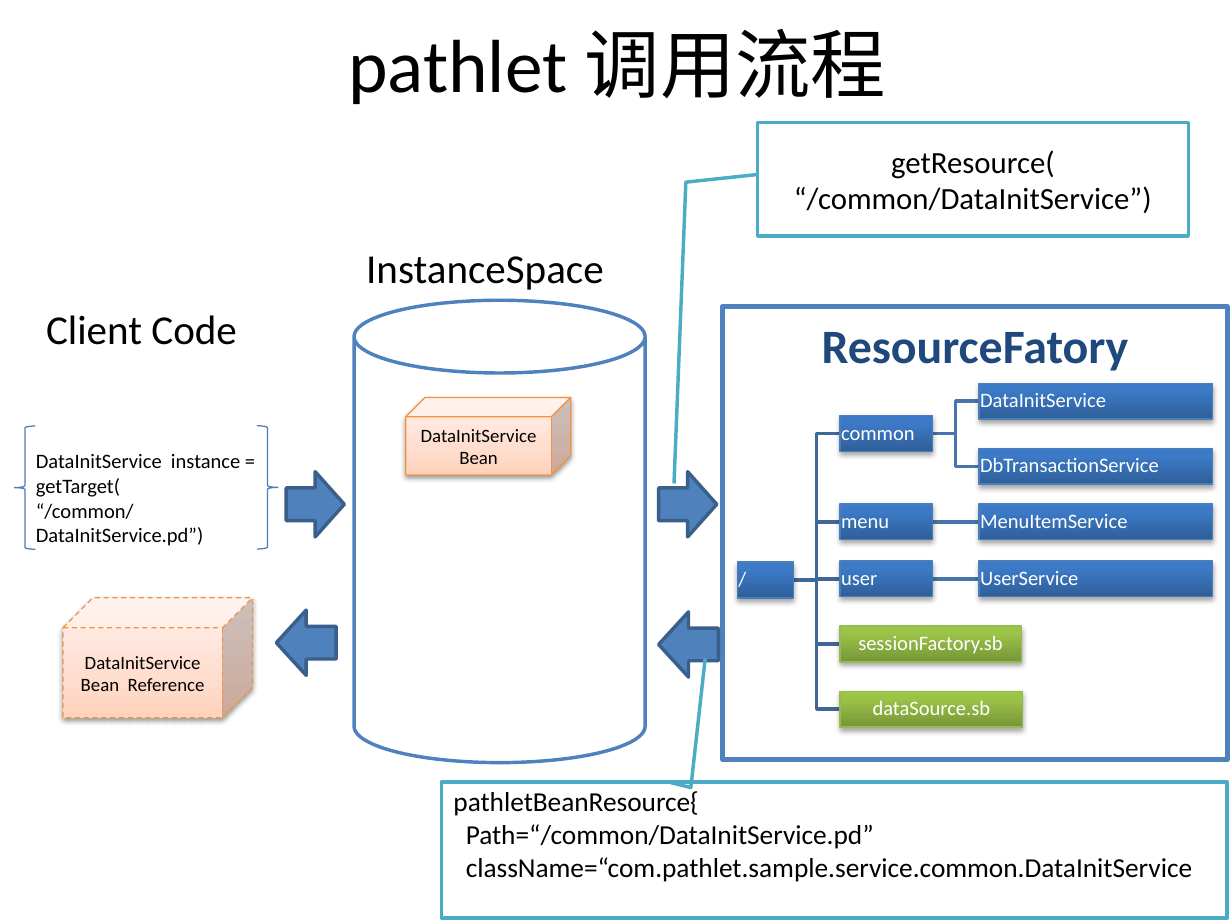
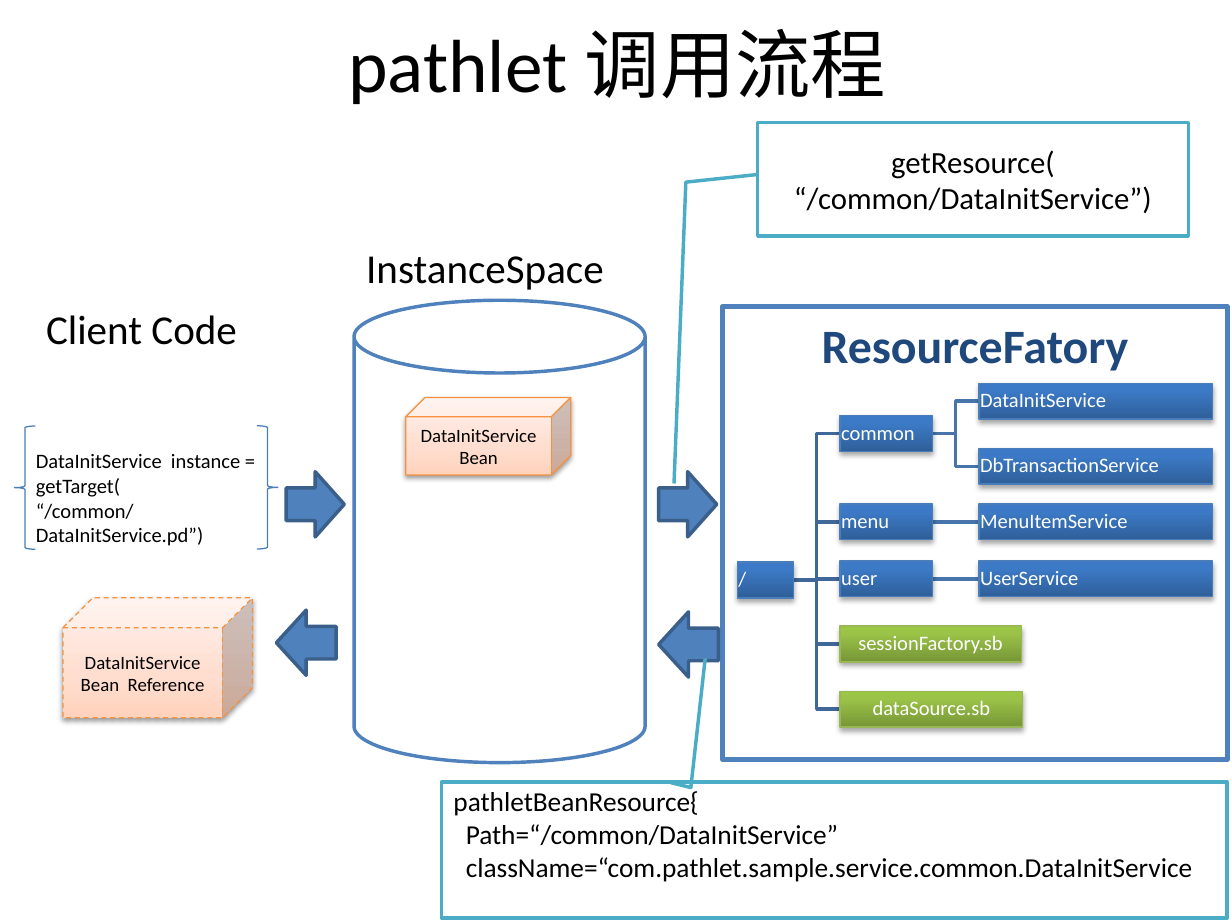
Before and after one commit to zhangclong/pathlet, a slide deck: slide 8 of docs/Pathlet 设计简介.pptx. Drawn at 1232x924 pixels with LibreOffice and Linux fonts; fonts in the diff are those of the drawing. Boxes give left, top, right and bottom in pixels: in the first picture for what was removed or moved away, otherwise in the second. Text is boxed around its words. In the diff, an @@ line names an element or a change of style, - is before the commit and + after.

```diff
--- a/docs/Pathlet 设计简介.pptx
+++ b/docs/Pathlet 设计简介.pptx
@@ text in border callout at <box>466,824,1205,882</box>: text changed @@
-Path=“/common/DataInitService.pd”
-className=“com.pathlet.sample.service.common.DataInitService”
-}
+Path=“/common/DataInitService”
+className=“com.pathlet.sample.service.common.DataInitService”
+}
```
Also in this commit, not shown: 2 other slides changed, 3 other files.
